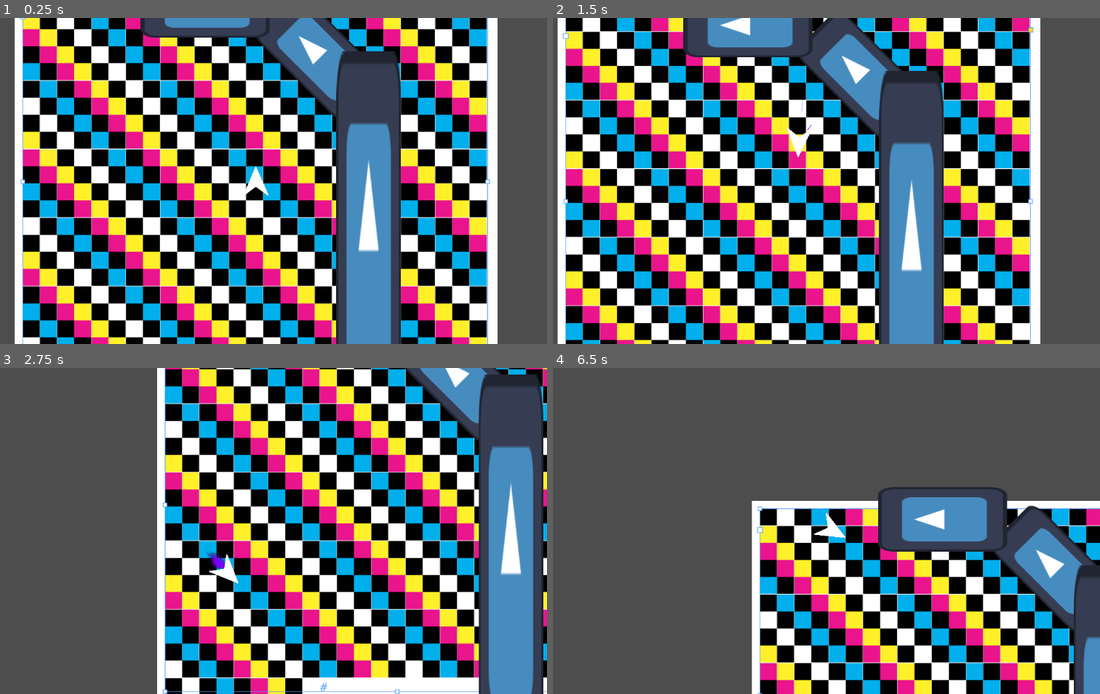
Above: before the commit, frames 1-4 (two rows, left to right).
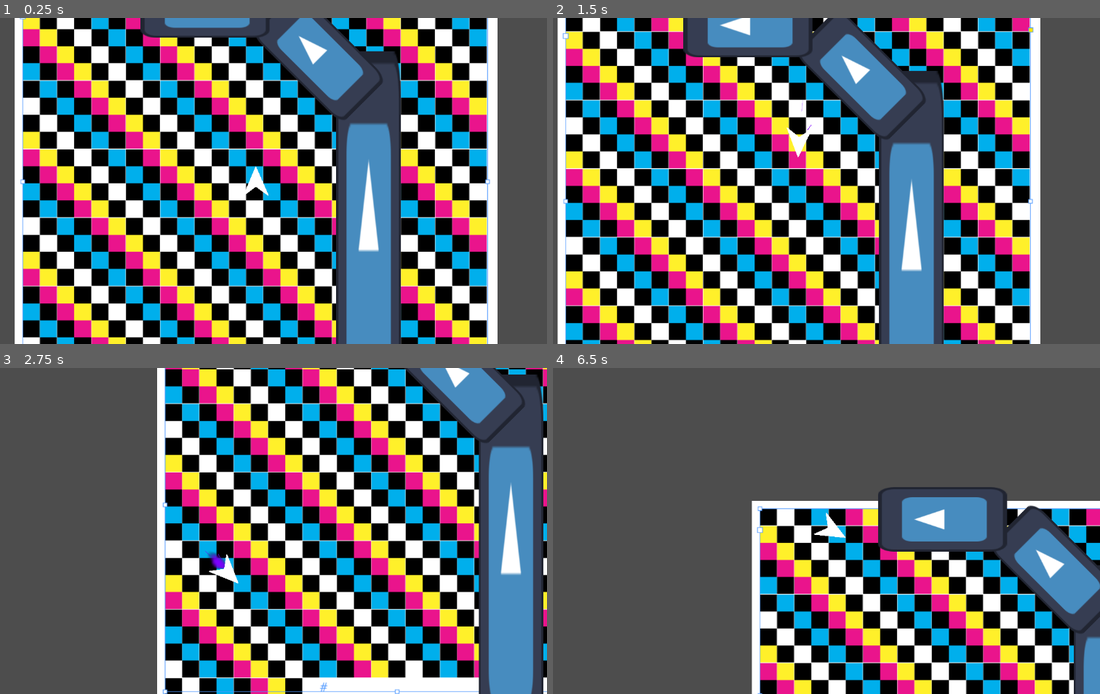
Above: after the commit, the same moments.

Repository: ParadoxArcher/Angle_Advantage
Game: Godot game, scene res://Scenes/GameScene.tscn
Two runs of this game, one before a commit and one after it. Both use one fixed random seed, a clock stepped at 60 frames per second and the inputs below. The engine's default icon, where the game draws it, is replaced by a stand-in: a white triangle on a blue panel in a dark square.
Inputs:
- Up to frame 1 (0.25 s): no input
- Up to frame 2 (1.5 s): tap Enter at 0.5 s; hold D (RotateRight) 0.53-1.28 s; hold W (Boost) 0.53-1.28 s; hold S (Back) from 1.28 s (still down); tap Space (Dodge) at 1.35 s
- Up to frame 3 (2.75 s): release S (Back) at 2.03 s; hold D (RotateRight) from 2.03 s (still down); hold W (Boost) from 2.03 s (still down)
- Up to frame 4 (6.5 s): release W (Boost) at 2.78 s; tap Space (Dodge) at 2.85, 4.35, 5.85 s; release D (RotateRight) at 3.53 s; hold W (Boost) 3.53-4.28 s; hold A (RotateLeft) 3.53-5.03 s; hold S (Back) 5.03-5.78 s; hold W (Boost) 5.03-5.78 s; hold D (RotateRight) from 5.78 s (still down)

The runs differ from the first frame. In frame 1, 0.7% of the frame differs, in the area x 61-70%, y 10-32%; in frame 2, 0.7%; in frame 3, 0.6%; in frame 4, 0.6%.

Commit message:
vault backup: 2025-03-19 16:57:15

Diff:
--- a/zProject Files/Godot/Scenes/BoostDetection.gd
+++ b/zProject Files/Godot/Scenes/BoostDetection.gd
@@ -8,8 +8,8 @@
 
 
 func _on_body_shape_entered(body_rid, body, body_shape_index, local_shape_index):
-	print(str(body_rid))
-	var shapeRID = PhysicsServer2D.body_get_shape(body_rid, 0)
+	print(str(body_rid) + ", " + str(body_shape_index))
+	var shapeRID = PhysicsServer2D.body_get_shape(body_rid, body_shape_index)
 	print(str(shapeRID))
 	print(str(PhysicsServer2D.shape_get_data(shapeRID)))
 	if body != Bodies[0]:
--- a/zProject Files/Godot/Scenes/GameScene.tscn
+++ b/zProject Files/Godot/Scenes/GameScene.tscn
@@ -1,8 +1,14 @@
-[gd_scene load_steps=5 format=3 uid="uid://ctvqdcv7mbg4f"]
+[gd_scene load_steps=7 format=3 uid="uid://ctvqdcv7mbg4f"]
 
 [ext_resource type="PackedScene" uid="uid://u7p1uxpg5mr5" path="res://Scenes/Player.tscn" id="1_h4wmg"]
 [ext_resource type="Texture2D" uid="uid://dagthc88af6g6" path="res://Assets/CMYKCheckerboard1.png" id="2_3lpfc"]
 [ext_resource type="Texture2D" uid="uid://bsoxmb2pwe8tu" path="res://Assets/icon.svg" id="3_s4jx2"]
+
+[sub_resource type="RectangleShape2D" id="RectangleShape2D_mdej7"]
+size = Vector2(255, 1537)
+
+[sub_resource type="CircleShape2D" id="CircleShape2D_v85ow"]
+radius = 220.54
 
 [sub_resource type="RectangleShape2D" id="RectangleShape2D_2rgot"]
 size = Vector2(257, 509)
@@ -29,15 +35,17 @@
 
 [node name="StaticBody2D" type="StaticBody2D" parent="." groups=["LevelObjects"]]
 position = Vector2(448, 250)
-scale = Vector2(1, 3)
 
 [node name="CollisionShape2D" type="CollisionShape2D" parent="StaticBody2D"]
-position = Vector2(-0.5, -0.5)
-shape = SubResource("RectangleShape2D_2rgot")
+position = Vector2(-0.5, 0.5)
+shape = SubResource("RectangleShape2D_mdej7")
+
+[node name="CollisionShape2D2" type="CollisionShape2D" parent="StaticBody2D"]
+position = Vector2(-10, 770)
+shape = SubResource("CircleShape2D_v85ow")
 
 [node name="Sprite2D" type="Sprite2D" parent="StaticBody2D"]
-z_index = 1
-scale = Vector2(2, 4)
+scale = Vector2(2, 12)
 texture = ExtResource("3_s4jx2")
 
 [node name="StaticBody2D2" type="StaticBody2D" parent="." groups=["LevelObjects"]]
Not shown, changed: .obsidian/workspace.json
